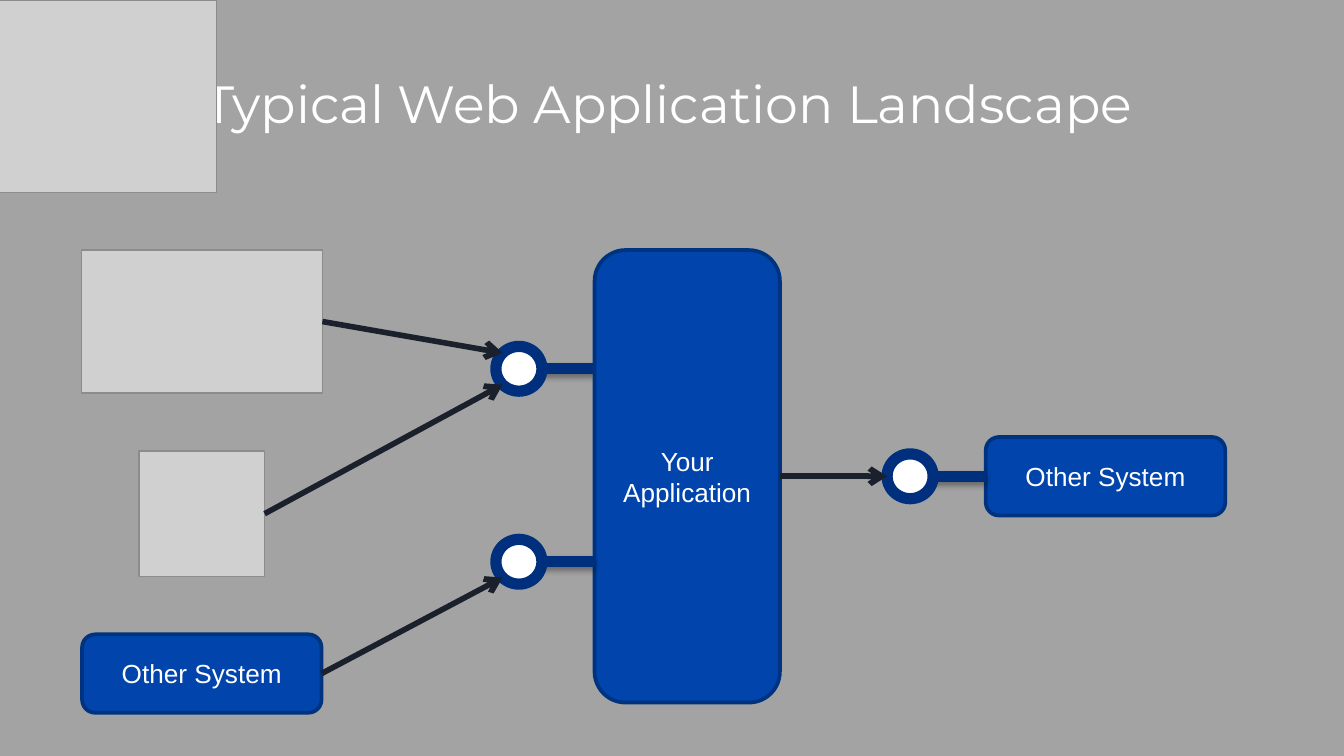
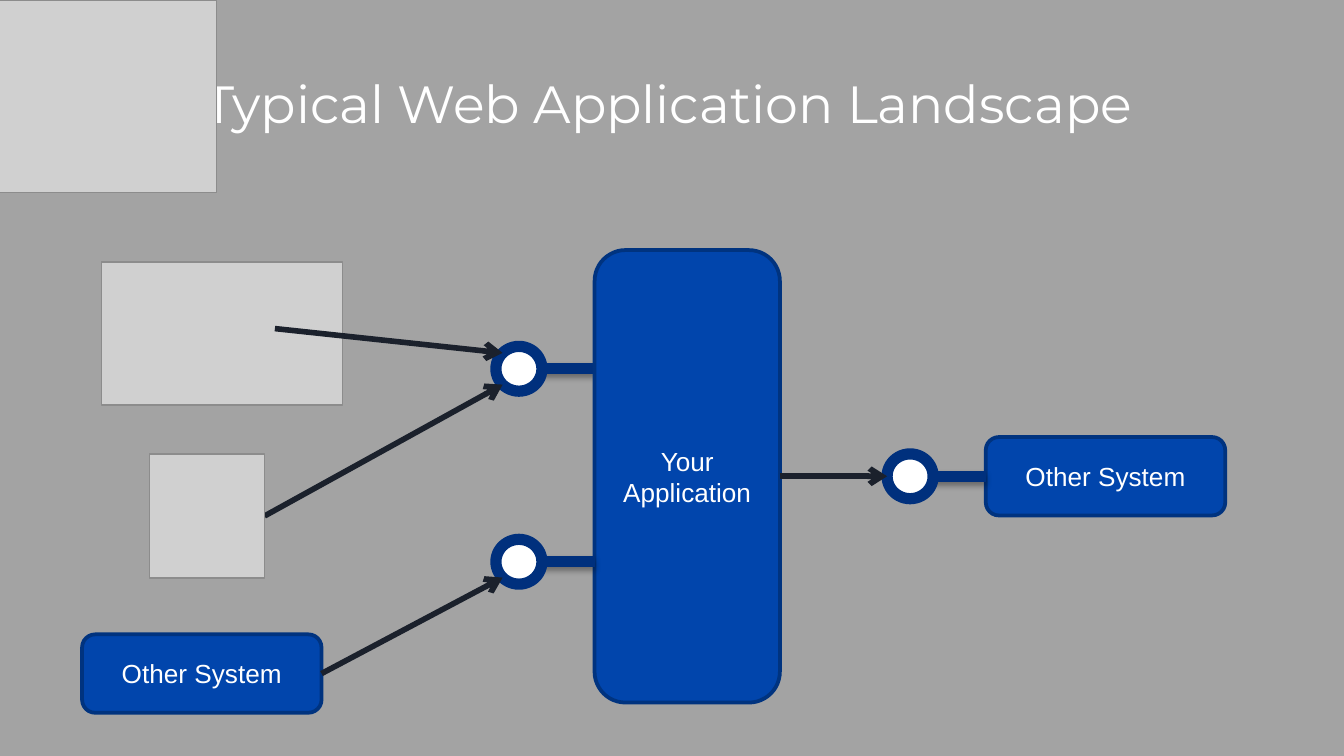
Before and after one commit to dannyflowerz/calendar-aggregator, a slide deck: slide 5 of automated_functional_testing.pptx. Drawn at 1344x756 pixels with LibreOffice and Linux fonts; fonts in the diff are those of the drawing; grey boxes stand for pictures. Boxes give left, top, right and bottom in pixels: in the first picture for what was removed or moved away, otherwise in the second. Text is boxed around its words. In the diff, an @@ line names an element or a change of style, - is before the commit and + after.

```diff
--- a/automated_functional_testing.pptx
+++ b/automated_functional_testing.pptx
@@ picture: place and size @@
-picture at box(81, 250, 321, 392)
+picture at box(102, 262, 343, 405)
@@ arrow moved from (323, 321) - (503, 353) to (276, 329) - (503, 353) @@
@@ picture: place and size @@
-picture at box(138, 452, 263, 577)
+picture at box(149, 454, 263, 578)
```
Also in this commit, not shown: 3 other files.
